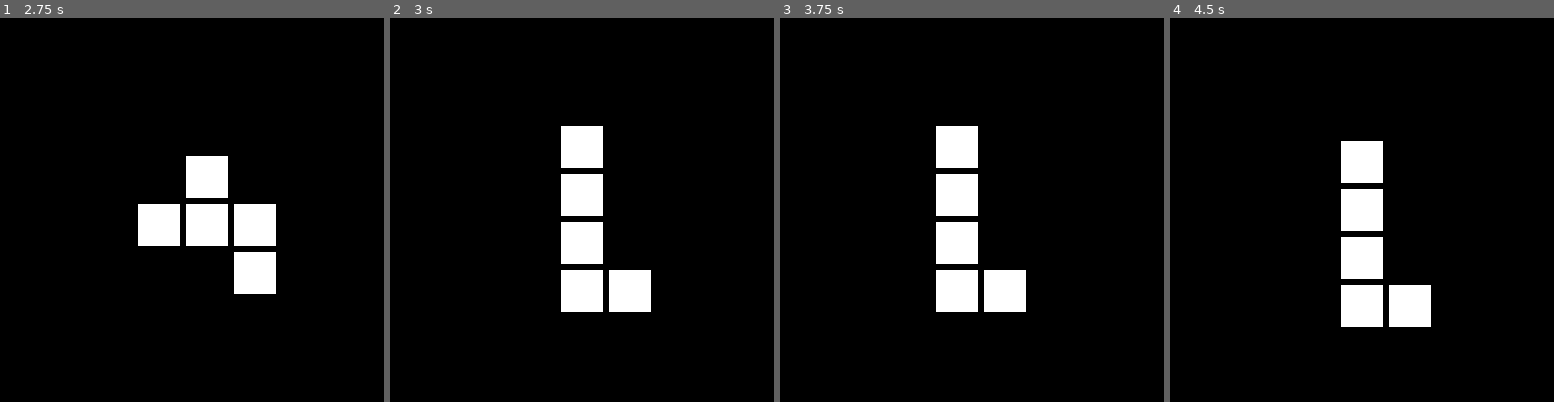
Above: before the commit, frames 1-4 (left to right).
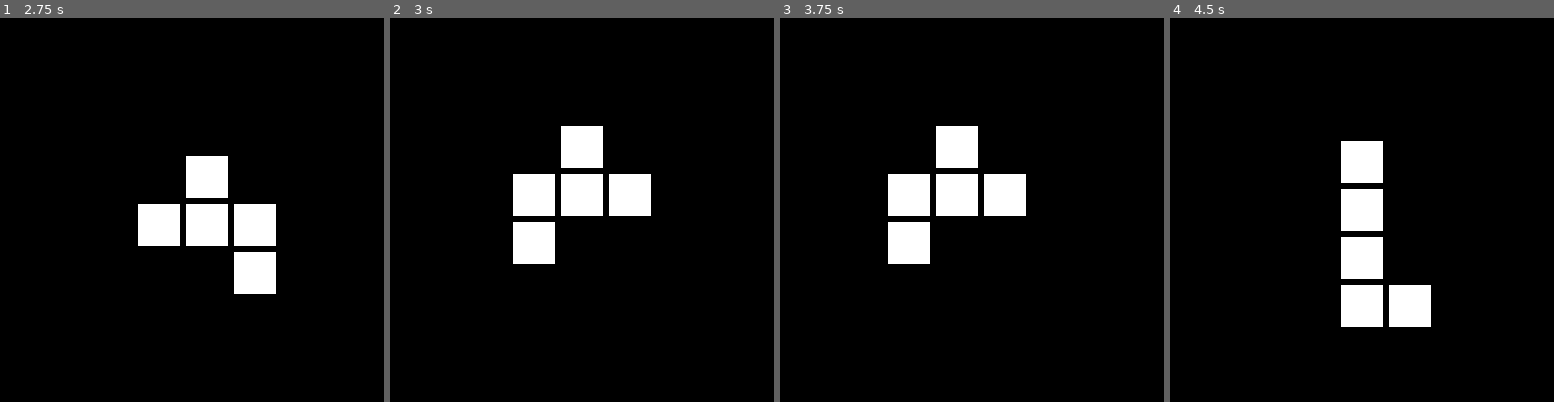
Above: after the commit, the same moments.

Repository: skugele/polyomino-imagery-env
Game: Godot game, scene res://scenes/experiment.tscn
Two runs of this game, one before a commit and one after it. Both use one fixed random seed, a clock stepped at 60 frames per second and the inputs below.
Inputs:
- Up to frame 1 (2.75 s): tap Enter at 0.5, 2 s; hold Right (ui_right) 0.53-1.28 s; tap Space at 1.25 s; hold Down (ui_down) 1.28-2.03 s; hold Right (ui_right) from 2.03 s (still down)
- Up to frame 2 (3 s): tap Space at 2.75 s; release Right (ui_right) at 2.78 s; hold Up (ui_up) from 2.78 s (still down)
- Up to frame 3 (3.75 s): tap Enter at 3.5 s; release Up (ui_up) at 3.53 s; hold Left (ui_left) from 3.53 s (still down)
- Up to frame 4 (4.5 s): keep holding Left (ui_left); tap Space at 4.25 s

Frame 1 is identical in both runs. In frame 2, 7.2% of the frame differs, in the area x 32-68%, y 40-77%; in frame 3, 7.2%; in frame 4, nothing differs.
Error before the commit: Invalid get index 'global_position' (on base: 'Nil'). (res://scripts/experiment.gd:122)
Error after the commit: Invalid get index 'global_position' (on base: 'Nil'). (res://scripts/experiment.gd:120)

Commit message:
Corrects polyomino instancing issue; Cleans up globals

Diff:
--- a/godot/scenes/experiment.tscn
+++ b/godot/scenes/experiment.tscn
@@ -1,15 +1,11 @@
-[gd_scene load_steps=5 format=2]
+[gd_scene load_steps=4 format=2]
 
 [ext_resource path="res://scripts/experiment.gd" type="Script" id=1]
-[ext_resource path="res://scenes/polyomino.tscn" type="PackedScene" id=2]
 [ext_resource path="res://scenes/boundary.tscn" type="PackedScene" id=3]
 [ext_resource path="res://resources/monomino.png" type="Texture" id=4]
 
 [node name="experiment" type="Node2D"]
 script = ExtResource( 1 )
-
-[node name="polyomino" parent="." instance=ExtResource( 2 )]
-position = Vector2( 64, 64 )
 
 [node name="boundaries" type="Node" parent="."]
 
--- a/godot/scripts/experiment.gd
+++ b/godot/scripts/experiment.gd
@@ -101,17 +101,15 @@
 		_: print('unrecogized action: ', action)
 
 func execute_next_shape():
-
-	var id = 0 if (active_object == null) else (active_object.id + 1) % Globals.N_PENTOMINOS
-
-	var shape = Globals.PENTOMINOS[id].duplicate()
-	shape.global_position = Vector2(64, 64)
-
+	var id = 0
 	if active_object != null:
+		id = (active_object.id + 1) % Globals.N_PENTOMINOS
 		remove_child(active_object)
 
-	add_child(shape)
-	active_object = shape
+	active_object = Globals.get_object(Globals.SHAPES.PENTOMINOS, id)
+	active_object.global_position = Vector2(64, 64)
+
+	add_child(active_object)
 
 func execute_translation(action):
 
--- a/godot/scripts/globals.gd
+++ b/godot/scripts/globals.gd
@@ -24,26 +24,28 @@
 const MAX_SCALE = Vector2(1.5, 1.5)
 const DEFAULT_SCALE = Vector2(2.0, 2.0)
 
+const POLYOMINO_SCENE = preload("res://scenes/polyomino.tscn")
+enum SHAPES {TROMINOS, TETROMINOS, PENTOMINOS}
+
 const N_PENTOMINOS = 18
-onready var PENTOMINOS = []
-
 const N_TETROMINOS = 7
-onready var TETROMINOS = []
-
 const N_TROMINOS = 2
-onready var TROMINOS
+
+onready var _PENTOMINOS = []
+onready var _TETROMINOS = []
+onready var _TROMINOS = []
 
 func _ready():
-	create_pentominos()
-
-func create_pentominos():
+	_create_pentominos()
+
+func _create_pentominos():
 	var Polyomino = preload("res://scenes/polyomino.tscn")
 
 	# initialize polyominos
 	for p in range(N_PENTOMINOS):
 		var instance = Polyomino.instance()
 		instance.id = p
-		PENTOMINOS.append(instance)
+		_PENTOMINOS.append(instance)
 
 	#################
 	#    0 1 2 3 4  #
@@ -53,11 +55,11 @@
 	#  3       X    #
 	#  4            #
 	################
-	PENTOMINOS[0].create([
+	_PENTOMINOS[0].on_positions = [
 		Vector2(2, 1),
 		Vector2(1, 2), Vector2(2, 2), Vector2(3, 2),
 		Vector2(3, 3),
-	])
+	]
 
 
 	#################
@@ -68,11 +70,11 @@
 	#  3   X        #
 	#  4            #
 	#################
-	PENTOMINOS[1].create([
+	_PENTOMINOS[1].on_positions = [
 		Vector2(2, 1),
 		Vector2(1, 2), Vector2(2, 2), Vector2(3, 2),
 		Vector2(1, 3),
-	])
+	]
 
 	#################
 	#    0 1 2 3 4  #
@@ -82,12 +84,12 @@
 	#  3     X      #
 	#  4     X X    #
 	#################
-	PENTOMINOS[2].create([
+	_PENTOMINOS[2].on_positions = [
 		Vector2(2, 1),
 		Vector2(2, 2),
 		Vector2(2, 3),
 		Vector2(2, 4), Vector2(3, 4),
-	])
+	]
 
 	#################
 	#    0 1 2 3 4  #
@@ -97,12 +99,12 @@
 	#  3     X      #
 	#  4   X X      #
 	#################
-	PENTOMINOS[3].create([
+	_PENTOMINOS[3].on_positions = [
 		Vector2(2, 1),
 		Vector2(2, 2),
 		Vector2(2, 3),
 		Vector2(2, 4), Vector2(1, 4),
-	])
+	]
 
 
 	#################
@@ -113,11 +115,11 @@
 	#  3   X X      #
 	#  4            #
 	#################
-	PENTOMINOS[4].create([
+	_PENTOMINOS[4].on_positions = [
 		Vector2(2, 1),
 		Vector2(1, 2), Vector2(2, 2),
 		Vector2(1, 3), Vector2(2, 3),
-	])
+	]
 
 	#################
 	#    0 1 2 3 4  #
@@ -127,11 +129,11 @@
 	#  3     X X    #
 	#  4            #
 	#################
-	PENTOMINOS[5].create([
+	_PENTOMINOS[5].on_positions = [
 		Vector2(2, 1),
 		Vector2(2, 2), Vector2(3, 2),
 		Vector2(2, 3), Vector2(3, 3),
-	])
+	]
 
 	#################
 	#    0 1 2 3 4  #
@@ -141,12 +143,12 @@
 	#  3   X X      #
 	#  4   X        #
 	#################
-	PENTOMINOS[6].create([
+	_PENTOMINOS[6].on_positions = [
 		Vector2(2, 1),
 		Vector2(2, 2),
 		Vector2(1, 3), Vector2(2, 3),
 		Vector2(1, 4),
-	])
+	]
 
 	#################
 	#    0 1 2 3 4  #
@@ -156,12 +158,12 @@
 	#  3     X X    #
 	#  4       X    #
 	#################
-	PENTOMINOS[7].create([
+	_PENTOMINOS[7].on_positions = [
 		Vector2(2, 1),
 		Vector2(2, 2),
 		Vector2(2, 3), Vector2(3, 3),
 		Vector2(3, 4),
-	])
+	]
 
 	#################
 	#    0 1 2 3 4  #
@@ -171,12 +173,12 @@
 	#  3     X      #
 	#  4     X      #
 	#################
-	PENTOMINOS[8].create([
+	_PENTOMINOS[8].on_positions = [
 		Vector2(2, 1),
 		Vector2(1, 2), Vector2(2, 2),
 		Vector2(2, 3),
 		Vector2(2, 4),
-	])
+	]
 
 	#################
 	#    0 1 2 3 4  #
@@ -186,12 +188,12 @@
 	#  3     X      #
 	#  4     X      #
 	#################
-	PENTOMINOS[9].create([
+	_PENTOMINOS[9].on_positions = [
 		Vector2(2, 1),
 		Vector2(2, 2), Vector2(3, 2),
 		Vector2(2, 3),
 		Vector2(2, 4),
-	])
+	]
 
 	#################
 	#    0 1 2 3 4  #
@@ -201,11 +203,11 @@
 	#  3   X X      #
 	#  4            #
 	#################
-	PENTOMINOS[10].create([
+	_PENTOMINOS[10].on_positions = [
 		Vector2(2, 1), Vector2(3, 1),
 		Vector2(2, 2),
 		Vector2(1, 3), Vector2(2, 3),
-	])
+	]
 
 	#################
 	#    0 1 2 3 4  #
@@ -215,11 +217,11 @@
 	#  3     X X    #
 	#  4            #
 	#################
-	PENTOMINOS[11].create([
+	_PENTOMINOS[11].on_positions = [
 		Vector2(1, 1), Vector2(2, 1),
 		Vector2(2, 2),
 		Vector2(2, 3), Vector2(3, 3),
-	])
+	]
 
 
 	#################
@@ -230,13 +232,13 @@
 	#  3     X      #
 	#  4     X      #
 	#################
-	PENTOMINOS[12].create([
+	_PENTOMINOS[12].on_positions = [
 		Vector2(2, 0),
 		Vector2(2, 1),
 		Vector2(2, 2),
 		Vector2(2, 3),
 		Vector2(2, 4),
-	])
+	]
 
 	#################
 	#    0 1 2 3 4  #
@@ -246,11 +248,11 @@
 	#  3   X X X    #
 	#  4            #
 	#################
-	PENTOMINOS[13].create([
+	_PENTOMINOS[13].on_positions = [
 		Vector2(2, 1),
 		Vector2(2, 2),
 		Vector2(1, 3),	Vector2(2, 3), 	Vector2(3, 3),
-	])
+	]
 
 	#################
 	#    0 1 2 3 4  #
@@ -260,10 +262,10 @@
 	#  3            #
 	#  4            #
 	#################
-	PENTOMINOS[14].create([
+	_PENTOMINOS[14].on_positions = [
 		Vector2(1, 1), Vector2(3, 1),
 		Vector2(1, 2),	Vector2(2, 2), 	Vector2(3, 2),
-	])
+	]
 
 	#################
 	#    0 1 2 3 4  #
@@ -273,11 +275,11 @@
 	#  3 X X X      #
 	#  4            #
 	#################
-	PENTOMINOS[15].create([
+	_PENTOMINOS[15].on_positions = [
 		Vector2(2, 1),
 		Vector2(2, 2),
 		Vector2(0, 3),	Vector2(1, 3), 	Vector2(2, 3),
-	])
+	]
 
 	#################
 	#    0 1 2 3 4  #
@@ -287,11 +289,11 @@
 	#  3   X X      #
 	#  4            #
 	#################
-	PENTOMINOS[16].create([
+	_PENTOMINOS[16].on_positions = [
 		Vector2(3, 1),
 		Vector2(2, 2), Vector2(3, 2),
 		Vector2(1, 3),	Vector2(2, 3),
-	])
+	]
 
 	#################
 	#    0 1 2 3 4  #
@@ -301,8 +303,21 @@
 	#  3     X      #
 	#  4            #
 	#################
-	PENTOMINOS[17].create([
+	_PENTOMINOS[17].on_positions = [
 		Vector2(2, 1),
 		Vector2(1, 2), Vector2(2, 2), Vector2(3, 2),
 		Vector2(2, 3),
-	])
+	]
+
+func get_object(shape, id):
+	var object = POLYOMINO_SCENE.instance()
+
+	match shape:
+		SHAPES.TROMINOS: pass
+		SHAPES.TETROMINOS: pass
+		SHAPES.PENTOMINOS:
+			object.copy(_PENTOMINOS[id])
+
+		_: print('unrecognized shape: ', shape)
+
+	return object
--- a/godot/scripts/grid.gd
+++ b/godot/scripts/grid.gd
@@ -1,19 +1,9 @@
 extends TileMap
 
-#onready var tile_size = null
-#onready var half_tile_size = null
-#
-#onready var grid_size = null
-#onready var tile_class = null
+var Monomino = preload("res://scenes/monomino.tscn")
 
-#onready var grid = []
-
-
-func _ready():
-	pass
-
-func create(on_positions, on_tile):
+func create(on_positions):
 	for pos in on_positions:
-		var instance = on_tile.instance()
+		var instance = Monomino.instance()
 		instance.global_position = map_to_world(pos)
 		add_child(instance)
--- a/godot/scripts/polyomino.gd
+++ b/godot/scripts/polyomino.gd
@@ -1,12 +1,15 @@
 extends Node2D
 
-var Monomino = preload("res://scenes/monomino.tscn")
+var id = null
+var on_positions = []
 
-var id = 1
+func _ready():
+	$grid.create(on_positions)
 
-# Called when the node enters the scene tree for the first time.
-func _ready():
-	$grid.create([], Monomino)
+func _enter_tree():
+	rotation = 0.0
+	scale = Vector2(1.0, 1.0)
 
-func create(on_positions):
-	$grid.create(on_positions, Monomino)
+func copy(other):
+	id = other.id
+	on_positions = other.on_positions.duplicate()
